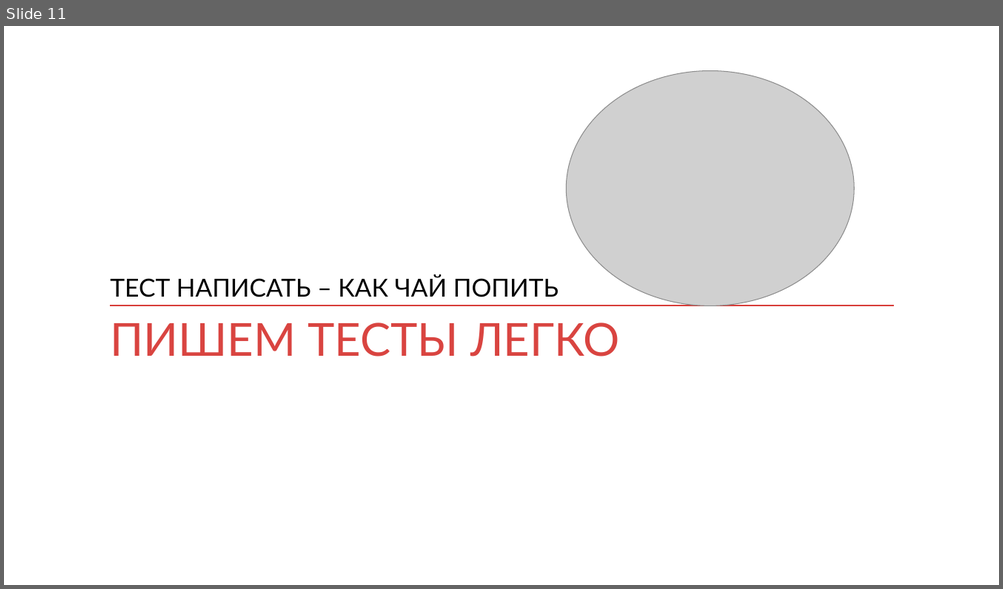
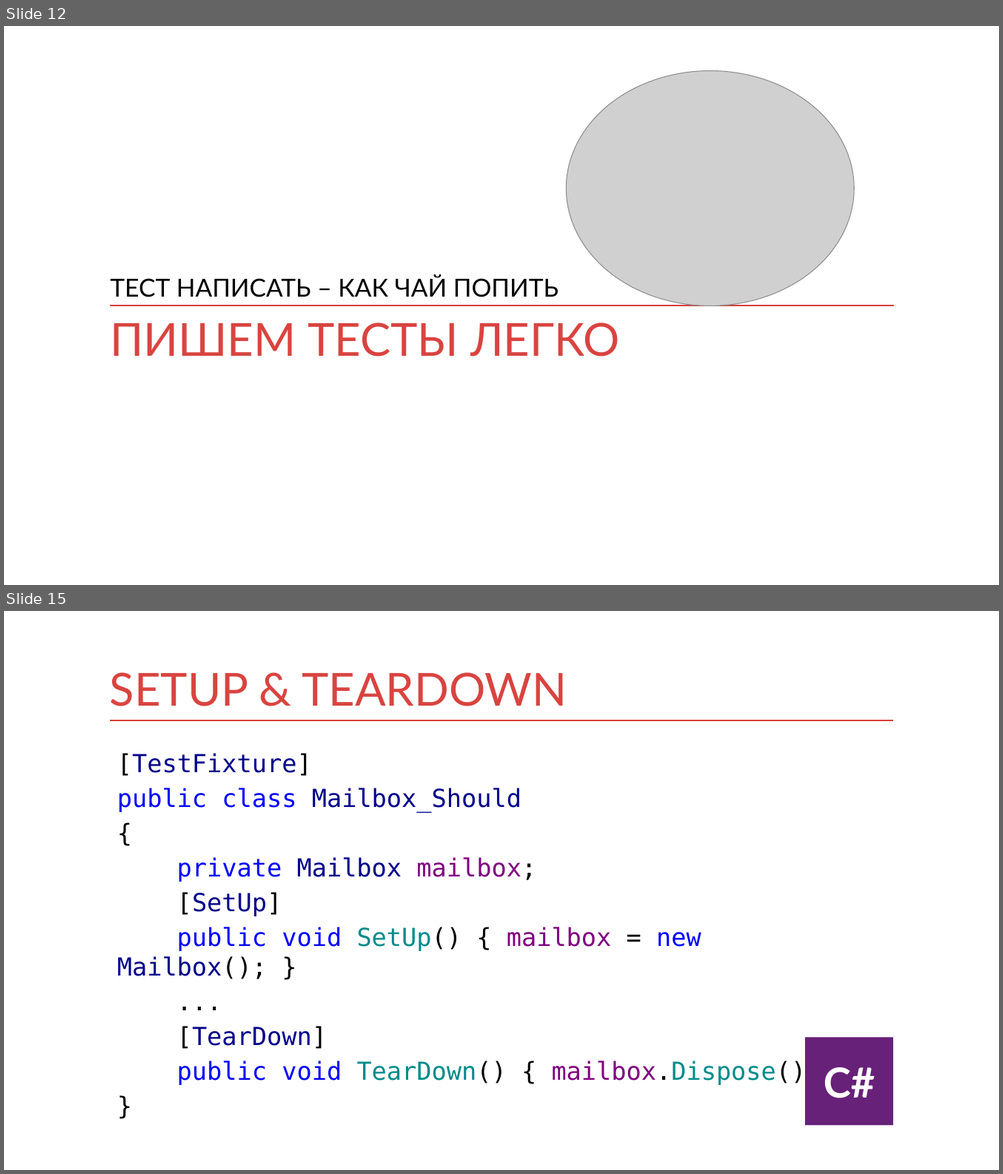
Before and after one commit to kontur-courses/testing, a slide deck: testing.pptx. Shown one above the other, each under a label of ours: slide 11 before the commit, slides 12 and 15 after it; the slides between them are not shown. The pictures are 1003x589 and 1003x1174 pixels, drawn with LibreOffice and Linux fonts; fonts in the diff are those of the drawing; grey boxes stand for pictures. Boxes give left, top, right and bottom in pixels: in the first picture for what was removed or moved away, otherwise in the second. Text is boxed around its words. In the diff, an @@ line names an element or a change of style, - is before the commit and + after.

```diff
--- a/testing.pptx
+++ b/testing.pptx
@@ slide 15 added at <box>4,611,999,1170</box>, background #FFFFFF @@
@@ title added at <box>110,672,566,706</box>, 44 pt, text #D94440 @@
+SETUP & TEARDOWN
@@ line added from (110, 721) to (893, 721), #D83F3B 1 pt @@
@@ text added at <box>117,753,821,1086</box>, 24 pt, text #00008B @@
+[TestFixture]
+public class Mailbox_Should
+{
+private Mailbox mailbox;
+[SetUp]
+public void SetUp() { mailbox = new Mailbox(); }
+...
+[TearDown]
+public void TearDown() { mailbox.Dispose(); }
+}
@@ rectangle added at <box>805,1038,893,1126</box>, fill #672179, 40 pt, text #FFFFFF, bold @@
+C#
@@ what was slide 11 is now slide 12 @@
```
Also in this commit, not shown: 9 slides changed, 7 other slides added, 7 slides removed, 1 other file.
